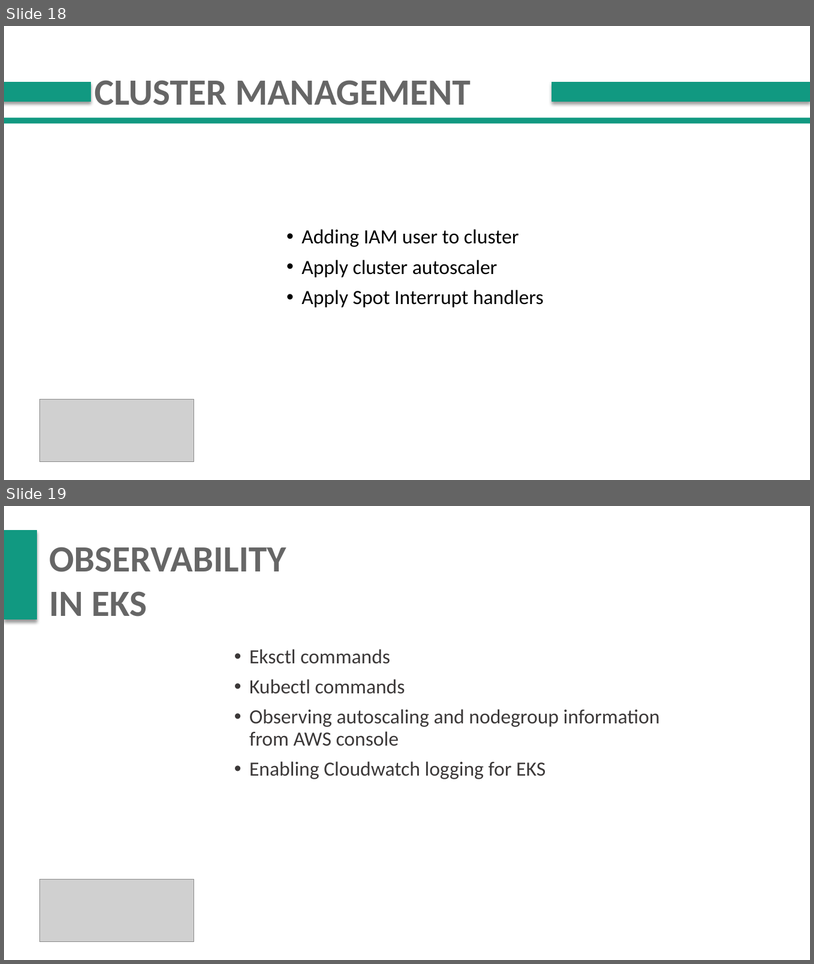
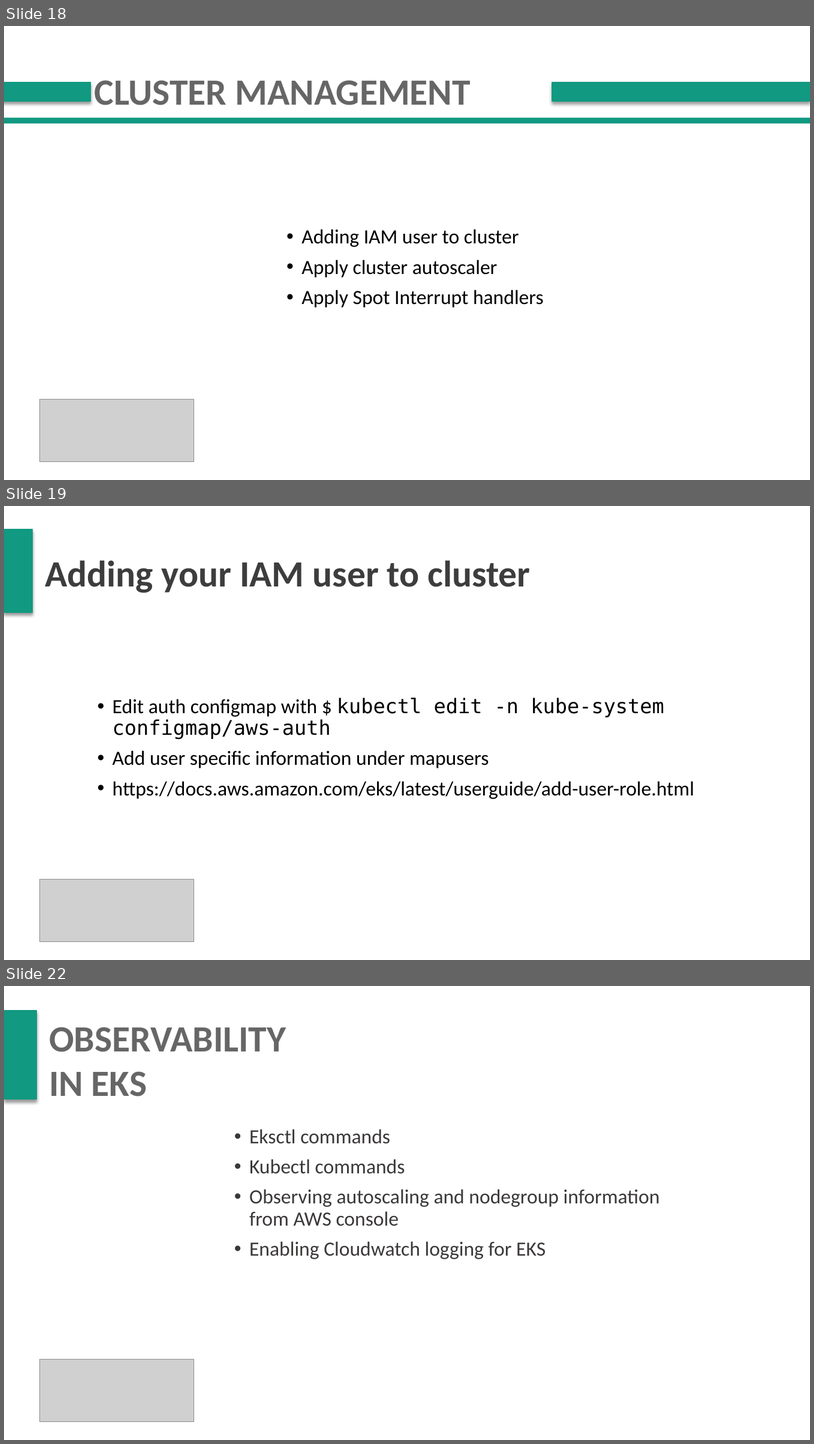
Before and after one commit to adfolks/webinars, a slide deck: eks/EKS_webinar_v1.0.pptx. Shown one above the other, each under a label of ours: slides 18 and 19 before the commit, slides 18, 19 and 22 after it; the slides between them are not shown. The pictures are 814x964 and 814x1444 pixels, drawn with LibreOffice and Linux fonts; fonts in the diff are those of the drawing; grey boxes stand for pictures. Boxes give left, top, right and bottom in pixels: in the first picture for what was removed or moved away, otherwise in the second. Text is boxed around its words. In the diff, an @@ line names an element or a change of style, - is before the commit and + after.

```diff
--- a/eks/EKS_webinar_v1.0.pptx
+++ b/eks/EKS_webinar_v1.0.pptx
@@ slide 19 added at [4,506,810,960], background #FFFFFF @@
@@ freeform shape added at [4,529,32,613], fill #119981, outline #119981 0.75 pt @@
@@ text added at [45,560,531,593], 44 pt, text #3D3D3D, bold @@
+Adding your IAM user to cluster
@@ text added at [113,697,695,799], 24 pt, text #000000 @@
+• Edit auth configmap with $ kubectl edit -n kube-system configmap/aws-auth
+• Add user specific information under mapusers
+• https://docs.aws.amazon.com/eks/latest/userguide/add-user-role.html
@@ picture added at [39,879,194,942] @@
@@ what was slide 19 is now slide 22 @@
```
Also in this commit, not shown: 1 slide changed, 2 other slides added, 2 other files.
